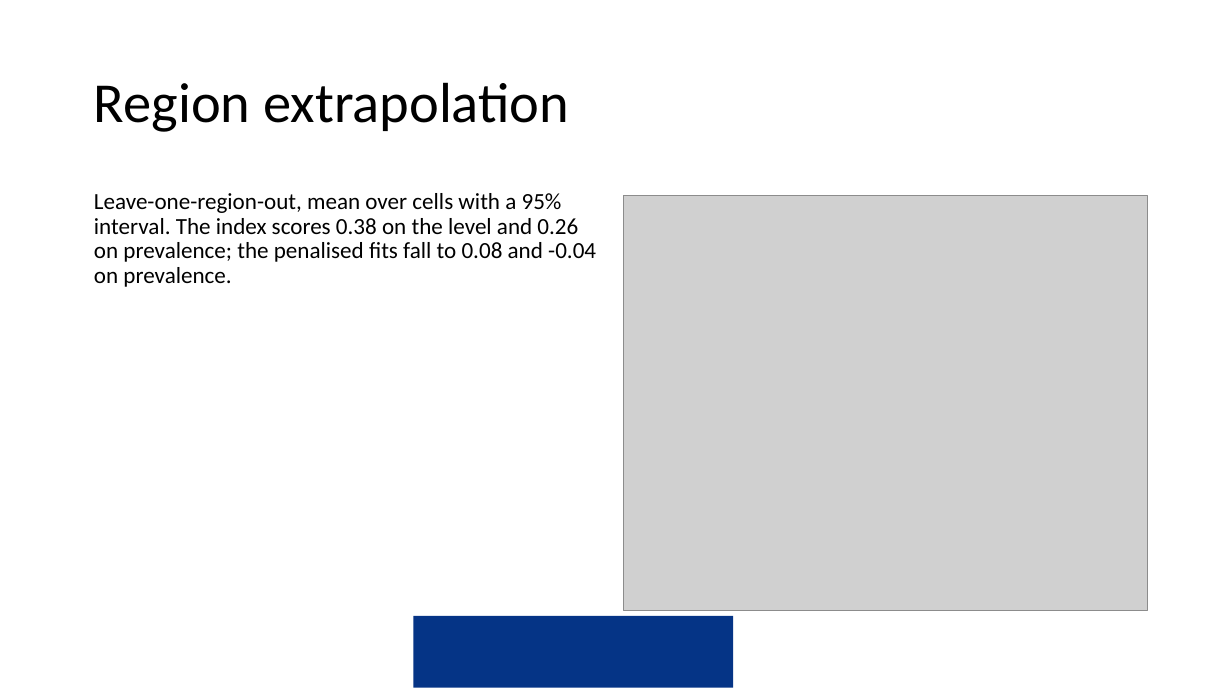
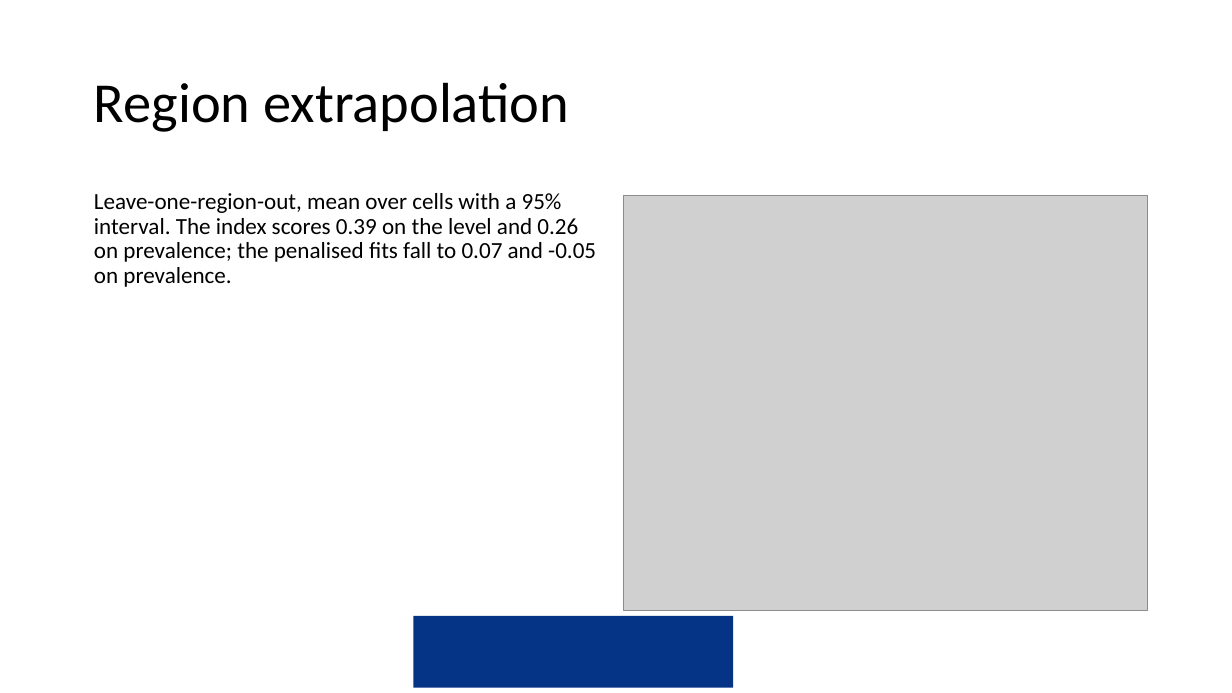
Before and after one commit to amertens/mn-prediction, a slide deck: slide 28 of docs/slides/MN-proxy-full-talk-2026-09.pptx. Drawn at 1232x693 pixels with LibreOffice and Linux fonts; fonts in the diff are those of the drawing; grey boxes stand for pictures; background and template pictures are left out. Boxes give left, top, right and bottom in pixels: in the first picture for what was removed or moved away, otherwise in the second. Text is boxed around its words. In the diff, an @@ line names an element or a change of style, - is before the commit and + after.

```diff
--- a/docs/slides/MN-proxy-full-talk-2026-09.pptx
+++ b/docs/slides/MN-proxy-full-talk-2026-09.pptx
@@ text at box(94, 193, 596, 287): text changed @@
-Leave-one-region-out, mean over cells with a 95% interval. The index scores 0.38 on the level and 0.26 on prevalence; the penalised fits fall to 0.08 and -0.04 on prevalence.
+Leave-one-region-out, mean over cells with a 95% interval. The index scores 0.39 on the level and 0.26 on prevalence; the penalised fits fall to 0.07 and -0.05 on prevalence.
```
Also in this commit, not shown: 8 other slides changed, 5 slides added, 3 other files.
